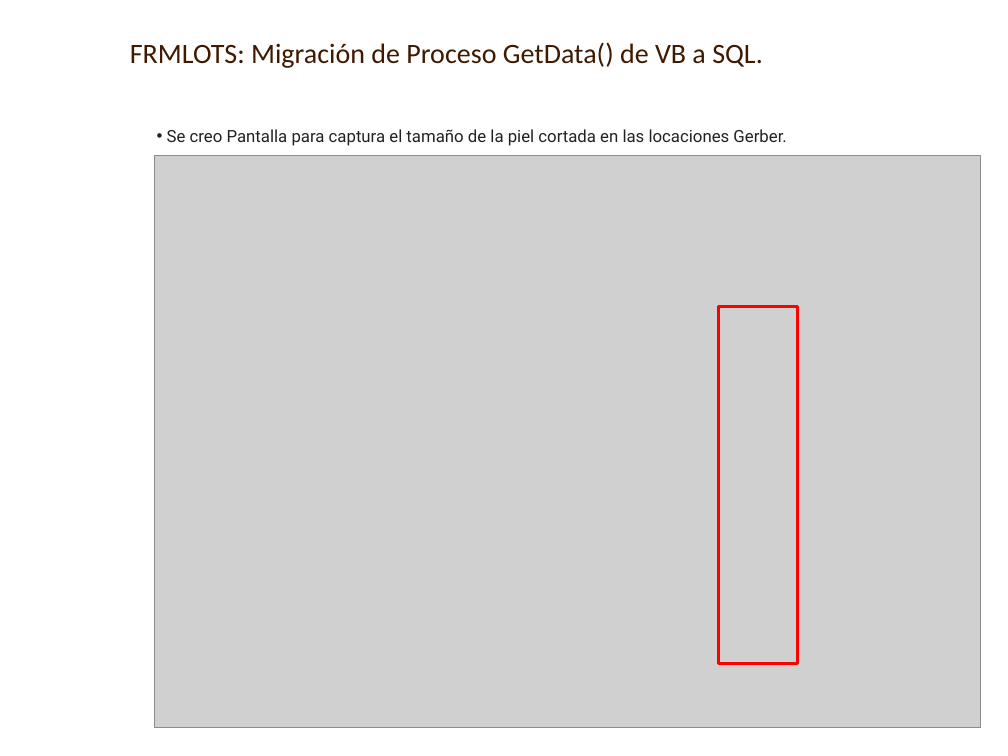
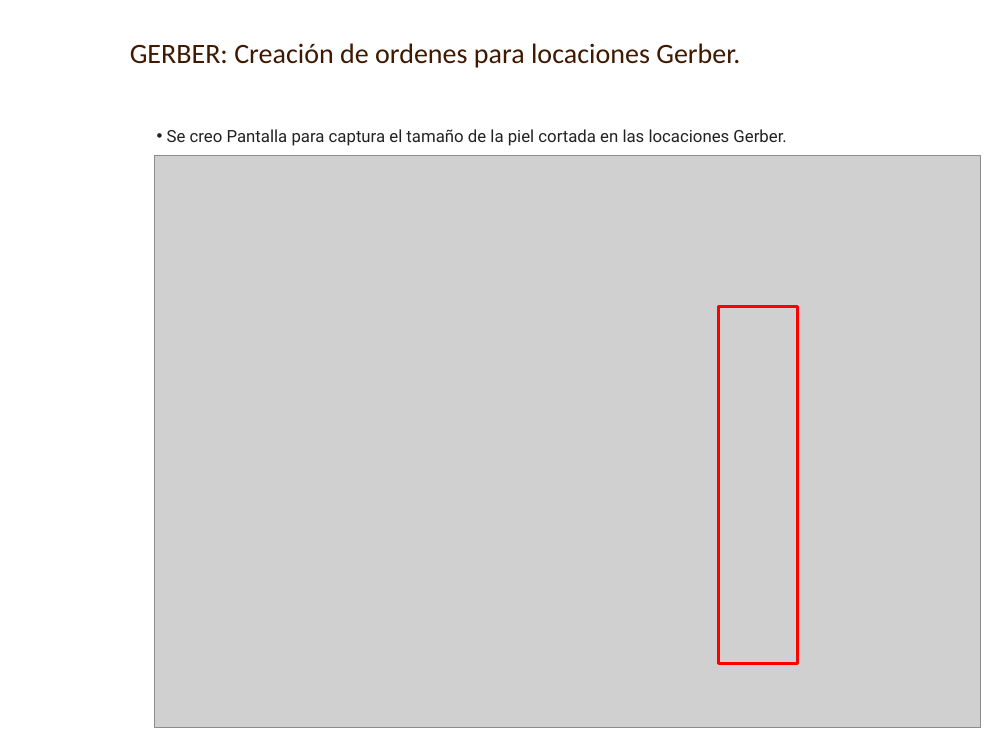
Before and after one commit to AXDELAROSA/CLASIFICACION_PIELES, a slide deck: slide 5 of Scripts_R100_Materiales/CORTES_GERBER/Docs/IT_DEV_CORTES_GERBER_27082020.pptx (slide 2 before the commit). Drawn at 1008x756 pixels with LibreOffice and Linux fonts; fonts in the diff are those of the drawing; grey boxes stand for pictures; background and template pictures are left out. Boxes give left, top, right and bottom in pixels: in the first picture for what was removed or moved away, otherwise in the second. Text is boxed around its words. In the diff, an @@ line names an element or a change of style, - is before the commit and + after.

Commit message:
CAMBIOS POR FOLIO SCRAP DE GERBER 04092020

```diff
--- a/Scripts_R100_Materiales/CORTES_GERBER/Docs/IT_DEV_CORTES_GERBER_27082020.pptx
+++ b/Scripts_R100_Materiales/CORTES_GERBER/Docs/IT_DEV_CORTES_GERBER_27082020.pptx
@@ text at (x1=130, y1=43, x2=740, y2=68): text changed @@
-FRMLOTS: Migración de Proceso GetData() de VB a SQL.
+GERBER: Creación de ordenes para locaciones Gerber.
```
Also in this commit, not shown: 3 slides added, 9 other files.
